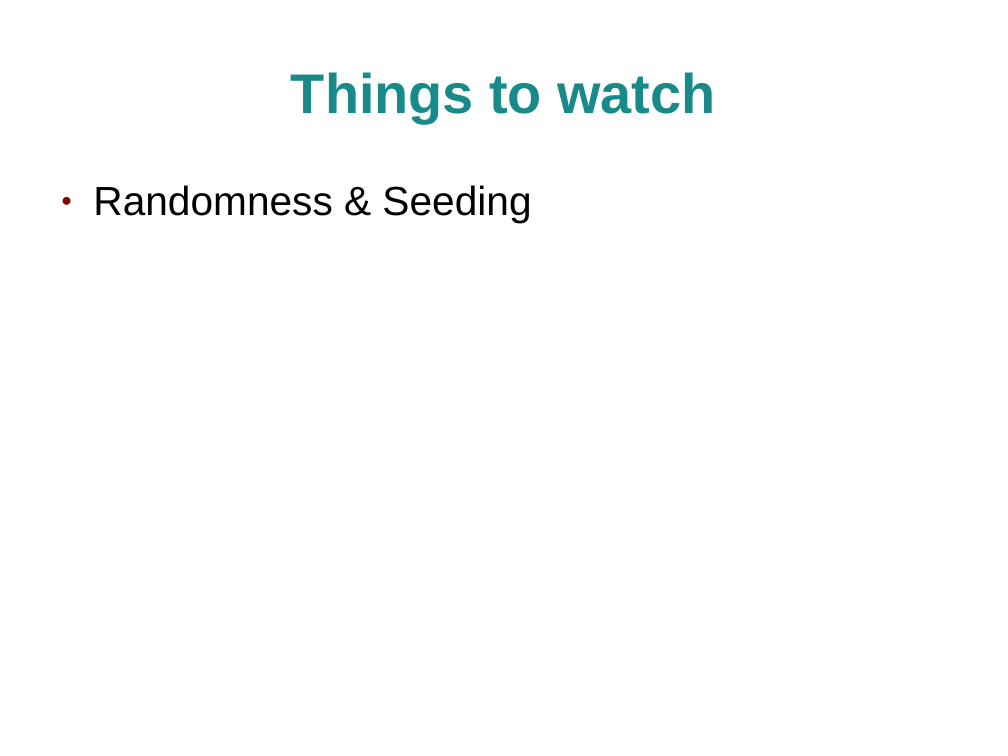
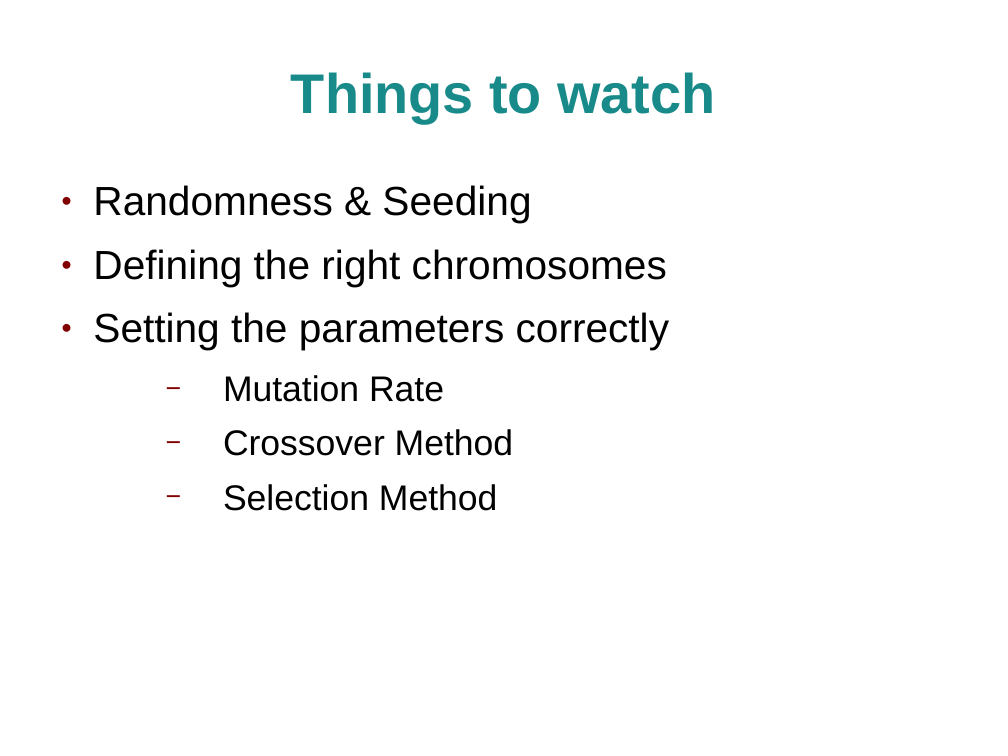
Before and after one commit to craignicol/geneticalgorithmtemplates, a slide deck: slide 12 of talks-and-presentations/techmeetup-glasgow-20090701/GeneticAlgorithms.ppt (slide 10 before the commit). Drawn at 1008x756 pixels with LibreOffice and Linux fonts; fonts in the diff are those of the drawing; background and template pictures are left out. Boxes give left, top, right and bottom in pixels: in the first picture for what was removed or moved away, otherwise in the second. Text is boxed around its words. In the diff, an @@ line names an element or a change of style, - is before the commit and + after.

Commit message:
Completed slides for talk

```diff
--- a/talks-and-presentations/techmeetup-glasgow-20090701/GeneticAlgorithms.ppt
+++ b/talks-and-presentations/techmeetup-glasgow-20090701/GeneticAlgorithms.ppt
@@ text at bbox=[93, 249, 670, 511]: paragraphs added @@
+● Defining the right chromosomes
+● Setting the parameters correctly
+  − Mutation Rate
+  − Crossover Method
+  − Selection Method
```
Also in this commit, not shown: 6 other slides changed, 2 slides added, 2 slides removed, 1 other file.
